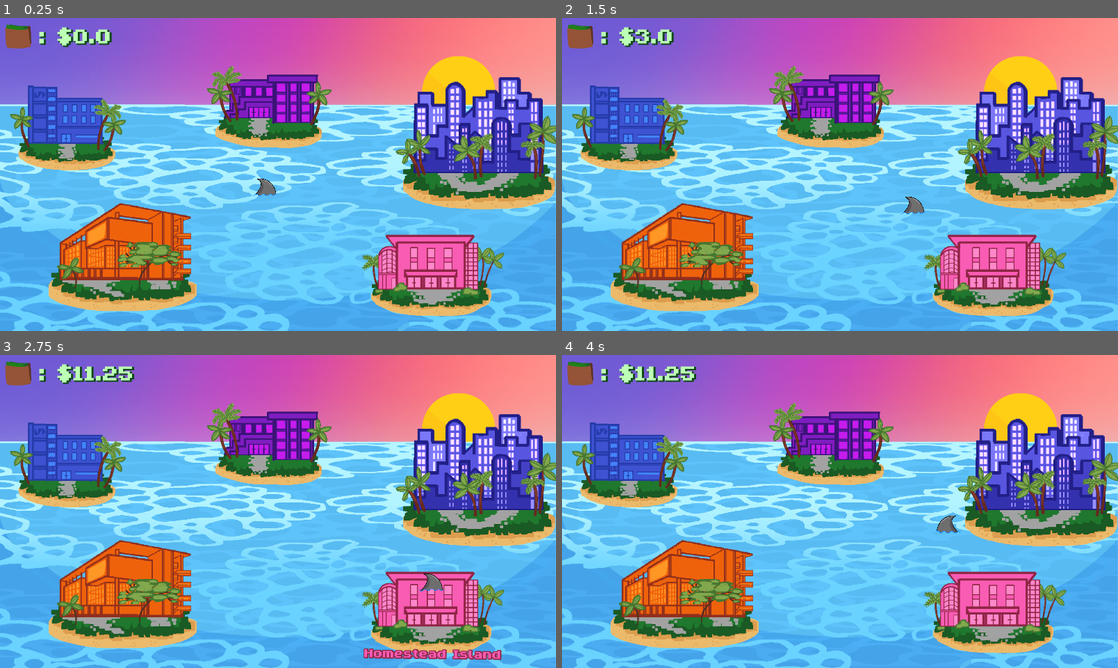
Above: before the commit, frames 1-4 (two rows, left to right).
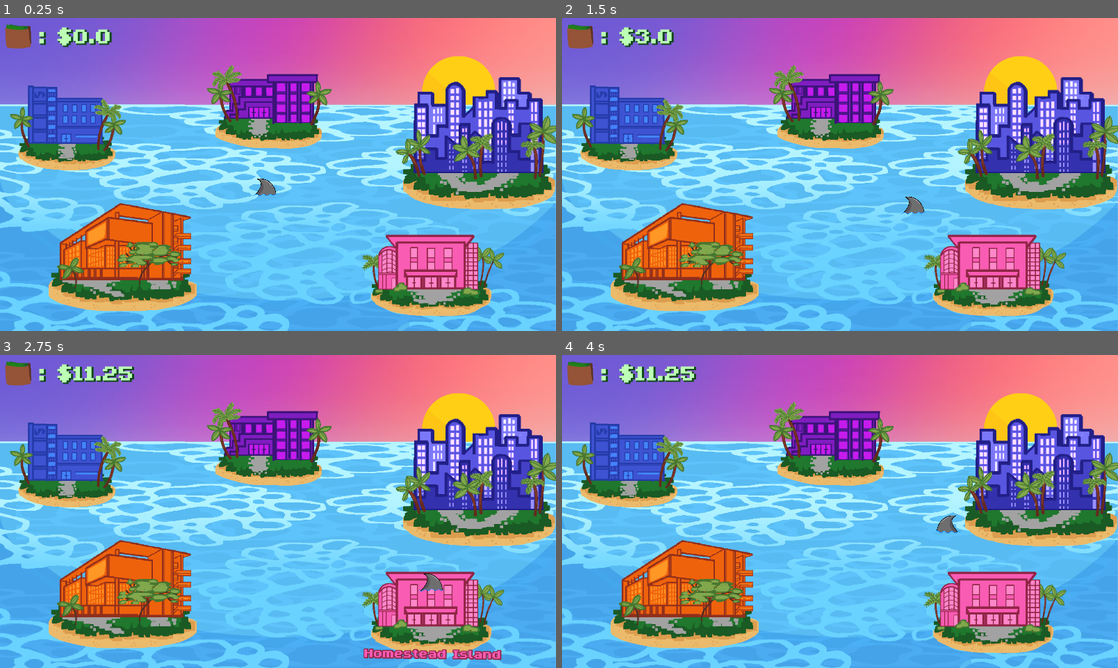
Above: after the commit, the same moments.

Repository: brangarten/Finns-Bookstores
Game: Godot game, scene res://scenes/main_game.tscn
Same seed, same stepped clock (60 frames per second), same inputs: the game is played once before the commit and once after it. The engine's default icon, where the game draws it, is replaced by a stand-in: a white triangle on a blue panel in a dark square.
Inputs:
- Up to frame 1 (0.25 s): no input
- Up to frame 2 (1.5 s): tap Enter at 0.5 s; hold Right (arrowkey_right) 0.53-1.28 s; hold Shift (sprint) 0.53-1.28 s; hold Down (arrowkey_down) from 1.28 s (still down); tap Shift (sprint) at 1.35 s
- Up to frame 3 (2.75 s): release Down (arrowkey_down) at 2.03 s; hold Right (arrowkey_right) from 2.03 s (still down); hold Shift (sprint) from 2.03 s (still down)
- Up to frame 4 (4 s): release Right (arrowkey_right) at 2.78 s; release Shift (sprint) at 2.78 s; hold Up (arrowkey_up) 2.78-3.53 s; tap Shift (sprint) at 2.85 s; hold Left (arrowkey_left) from 3.53 s (still down); hold Shift (sprint) from 3.53 s (still down)

The runs differ from the first frame. In frame 1, 0.5% of the frame differs, in the area x 37-60%, y 14-42%; in frame 2, 0.5%; in frame 3, 0.5%; in frame 4, 0.5%.

Commit message:
Mega Bitch

Diff:
--- /dev/null
+++ b/assets/shaders/blur.gdshader
@@ -0,0 +1,9 @@
+shader_type canvas_item;
+uniform sampler2D SCREEN_TEXTURE: hint_screen_texture, filter_linear_mipmap;
+
+uniform float lod: hint_range(0.0, 5) = 0.0;
+
+void fragment(){
+	vec4 color = texture(SCREEN_TEXTURE, SCREEN_UV, lod);
+	COLOR = color;
+}
--- a/nodes/island_hialeah.tscn
+++ b/nodes/island_hialeah.tscn
@@ -41,5 +41,4 @@
 collision_mask = 17
 
 [node name="CollisionShape2D" type="CollisionShape2D" parent="Area"]
-visible = false
 shape = SubResource("RectangleShape2D_r76h4")
--- /dev/null
+++ b/nodes/island_menu.tscn
@@ -0,0 +1,105 @@
+[gd_scene load_steps=13 format=3 uid="uid://c7b64krsmitgj"]
+
+[ext_resource type="Script" uid="uid://qedndwm3xmuf" path="res://scripts/island/island_menu.gd" id="1_ar6b2"]
+[ext_resource type="Shader" uid="uid://22h5pwiho1p0" path="res://assets/shaders/blur.gdshader" id="1_r5px5"]
+[ext_resource type="Texture2D" uid="uid://3dxsfq4wqp2x" path="res://assets/textures/sprites/items/icon_icecream.png" id="2_qqa1g"]
+[ext_resource type="Texture2D" uid="uid://dku8t02f0hsto" path="res://assets/textures/sprites/items/icon_mdctshirt.png" id="3_ar6b2"]
+[ext_resource type="Texture2D" uid="uid://bq0lnsj5202v4" path="res://assets/textures/sprites/items/icon_mdchoodie.png" id="4_m6x8o"]
+
+[sub_resource type="ShaderMaterial" id="ShaderMaterial_k1sa6"]
+shader = ExtResource("1_r5px5")
+shader_parameter/lod = 1.0000000475
+
+[sub_resource type="StyleBoxFlat" id="StyleBoxFlat_qqa1g"]
+bg_color = Color(0.015686275, 0.015686275, 0.015686275, 0.5019608)
+border_width_top = 10
+border_width_bottom = 15
+border_color = Color(0.19206867, 0.32040858, 0.40207854, 1)
+border_blend = true
+corner_radius_top_left = 2
+corner_radius_top_right = 2
+corner_radius_bottom_right = 2
+corner_radius_bottom_left = 2
+anti_aliasing_size = 10.0
+
+[sub_resource type="StyleBoxEmpty" id="StyleBoxEmpty_qqa1g"]
+
+[sub_resource type="Theme" id="Theme_qqa1g"]
+
+[sub_resource type="StyleBoxEmpty" id="StyleBoxEmpty_m6x8o"]
+
+[sub_resource type="StyleBoxEmpty" id="StyleBoxEmpty_ar6b2"]
+
+[sub_resource type="StyleBoxEmpty" id="StyleBoxEmpty_rvmt6"]
+
+[node name="island_menu" type="Control"]
+process_mode = 3
+layout_mode = 3
+anchors_preset = 15
+anchor_right = 1.0
+anchor_bottom = 1.0
+grow_horizontal = 2
+grow_vertical = 2
+script = ExtResource("1_ar6b2")
+
+[node name="ColorRect" type="ColorRect" parent="."]
+material = SubResource("ShaderMaterial_k1sa6")
+layout_mode = 0
+offset_right = 40.0
+offset_bottom = 40.0
+scale = Vector2(48.004852, 26.981482)
+
+[node name="PanelContainer" type="PanelContainer" parent="."]
+layout_mode = 0
+offset_left = 52.0
+offset_top = 115.0
+offset_right = 902.0
+offset_bottom = 915.0
+scale = Vector2(1.4000001, 1.1199996)
+theme_override_styles/panel = SubResource("StyleBoxFlat_qqa1g")
+
+[node name="VBoxContainer" type="VBoxContainer" parent="."]
+layout_mode = 0
+offset_left = 52.0
+offset_top = 160.0
+offset_right = 902.0
+offset_bottom = 996.0
+scale = Vector2(0.75, 0.75)
+theme_override_constants/separation = 45
+
+[node name="Item1" type="PanelContainer" parent="VBoxContainer"]
+layout_mode = 2
+theme_override_styles/panel = SubResource("StyleBoxEmpty_qqa1g")
+
+[node name="ItemTexture1" type="TextureButton" parent="VBoxContainer/Item1"]
+texture_filter = 1
+layout_mode = 2
+size_flags_horizontal = 0
+theme = SubResource("Theme_qqa1g")
+texture_normal = ExtResource("2_qqa1g")
+
+[node name="HSeparator" type="HSeparator" parent="VBoxContainer"]
+layout_mode = 2
+theme_override_styles/separator = SubResource("StyleBoxEmpty_m6x8o")
+
+[node name="Item2" type="PanelContainer" parent="VBoxContainer"]
+layout_mode = 2
+theme_override_styles/panel = SubResource("StyleBoxEmpty_ar6b2")
+
+[node name="ItemTexture2" type="TextureButton" parent="VBoxContainer/Item2"]
+texture_filter = 1
+layout_mode = 2
+texture_normal = ExtResource("3_ar6b2")
+
+[node name="HSeparator2" type="HSeparator" parent="VBoxContainer"]
+layout_mode = 2
+theme_override_styles/separator = SubResource("StyleBoxEmpty_rvmt6")
+
+[node name="Item3" type="PanelContainer" parent="VBoxContainer"]
+layout_mode = 2
+theme_override_styles/panel = SubResource("StyleBoxEmpty_ar6b2")
+
+[node name="ItemTexture3" type="TextureButton" parent="VBoxContainer/Item3"]
+texture_filter = 1
+layout_mode = 2
+texture_normal = ExtResource("4_m6x8o")
--- a/nodes/island_wolfson.tscn
+++ b/nodes/island_wolfson.tscn
@@ -37,7 +37,6 @@
 horizontal_alignment = 1
 
 [node name="Area" type="Area2D" parent="."]
-visible = false
 collision_layer = 8
 monitorable = false
 
--- a/scenes/main_game.tscn
+++ b/scenes/main_game.tscn
@@ -8,6 +8,7 @@
 [ext_resource type="PackedScene" uid="uid://b3badt6bqqv1p" path="res://nodes/island_wolfson.tscn" id="6_ygxny"]
 [ext_resource type="PackedScene" uid="uid://lkbtx2tjdr18" path="res://nodes/island_kendall.tscn" id="7_wi4c7"]
 [ext_resource type="PackedScene" uid="uid://bxy5wkru5xwqf" path="res://nodes/island_homestead.tscn" id="8_70vka"]
+[ext_resource type="PackedScene" uid="uid://c7b64krsmitgj" path="res://nodes/island_menu.tscn" id="9_2l77h"]
 
 [sub_resource type="RectangleShape2D" id="RectangleShape2D_0rdsr"]
 size = Vector2(1920, 247)
@@ -20,7 +21,7 @@
 texture = ExtResource("3_0rdsr")
 
 [node name="Wallet" parent="." instance=ExtResource("3_d2op2")]
-z_index = 3
+z_index = 4
 scale = Vector2(0.5, 0.5)
 
 [node name="StaticBody2D" type="StaticBody2D" parent="."]
@@ -40,14 +41,13 @@
 
 [node name="Islands" type="Node2D" parent="."]
 
-[node name="island_north" parent="Islands" instance=ExtResource("4_0rdsr")]
-z_index = 1
-position = Vector2(930.00006, 307.00003)
-scale = Vector2(0.42, 0.42)
-
 [node name="island_hialeah" parent="Islands" instance=ExtResource("5_ipu61")]
 position = Vector2(239, 379)
 scale = Vector2(0.4, 0.4)
+
+[node name="island_north" parent="Islands" instance=ExtResource("4_0rdsr")]
+position = Vector2(930.00006, 307.00003)
+scale = Vector2(0.42, 0.42665425)
 
 [node name="island_kendall" parent="Islands" instance=ExtResource("7_wi4c7")]
 position = Vector2(424, 825)
@@ -60,3 +60,7 @@
 [node name="island_wolfson" parent="Islands" instance=ExtResource("6_ygxny")]
 position = Vector2(1648, 432)
 scale = Vector2(0.55, 0.55)
+
+[node name="island_menu" parent="." instance=ExtResource("9_2l77h")]
+visible = false
+z_index = 3
--- a/scripts/island/island.gd
+++ b/scripts/island/island.gd
@@ -4,23 +4,27 @@
 var island_name : String = "Island"
 var island_unlocked : bool = false
 var island_population : int = 1
+
 var island_items : Dictionary = {
 	"Item1" : {
 		"Name": "Blank",
 		"Value": 1.00,
 		"Description": "Desc Maou",
+		"Texture": "res://icon.svg",
 		"Locked": false
 	},
 	"Item2" : {
 		"Name": "Blank",
 		"Value": 1.00,
 		"Description": "Desc Maou",
+		"Texture": "res://icon.svg",
 		"Locked": true
 	},
 	"Item3" : {
 		"Name": "Blank",
 		"Value": 1.00,
 		"Description": "Desc Maou",
+		"Texture": "res://icon.svg",
 		"Locked": true
 	}
 }
--- /dev/null
+++ b/scripts/island/island_menu.gd
@@ -0,0 +1,66 @@
+extends Control
+
+@onready var item_nodes = {
+    "Item1": $VBoxContainer/Item1/ItemTexture1,
+    "Item2": $VBoxContainer/Item2/ItemTexture2,
+    "Item3": $VBoxContainer/Item3/ItemTexture3
+}
+
+var current_island : Island = null
+
+func _open_menu(selected_island : Island):
+    current_island = selected_island
+    self.visible = true
+
+func _close_menu():
+    self.visible = false
+
+func _set_items():
+    if current_island == null:
+        print("No Islands?")
+        return
+
+    var island_data = current_island.island_items
+
+    for key in item_nodes:
+        var item_ui_node = item_nodes.get(key)
+        var item_data = island_data.get(key)
+
+        if item_ui_node and item_data:
+            var is_locked = item_data.get("Locked", true)
+
+            if is_locked == false:
+                item_ui_node.visible = true
+
+                var item_name = item_data.get("Name", "---")
+                var item_value = item_data.get("Value", 0.00)
+                var item_texture_path = item_data.get("Texture", "")
+
+
+                # --- A. Update Texture Button/Item Image ---
+                # We'll use find_child to get the texture node (e.g., ItemTexture3)
+                # This assumes your texture display node's name contains "Texture"
+                # If Item1 and Item2 have different child names, you might need to adjust this.
+                var texture_node = item_ui_node.find_child("ItemTexture*", true) # Recursive search (true)
+
+                if texture_node and item_texture_path:
+                    var new_texture = load(item_texture_path)
+                    if new_texture is Texture2D:
+                        # Assuming the found node is a TextureRect or has a 'texture' property
+                        texture_node.texture = new_texture
+
+                # --- B. Update Name and Value Labels ---
+                # You MUST name your labels consistently for this to work (e.g., 'NameLabel', 'ValueLabel')
+                var name_label = item_ui_node.find_child("NameLabel", true)
+                var value_label = item_ui_node.find_child("ValueLabel", true)
+
+                if name_label is Label:
+                    name_label.text = item_name
+
+                if value_label is Label:
+                    # Format value as currency
+                    value_label.text = "$%.2f" % item_value
+
+        else:
+                # If the item is locked, hide the container for that item
+                item_ui_node.visible = false
--- a/scripts/island/island_north.gd
+++ b/scripts/island/island_north.gd
@@ -2,6 +2,30 @@
 
 @onready var title_label : Label = $Title
 @onready var area : Area2D = $Area
+
+var north_items : Dictionary = {
+	"Item1" : {
+		"Name": "Ice Cream",
+		"Value": 1.00,
+		"Description": "Desc Maou",
+		"Texture": "res://assets/textures/sprites/items/icon_icecream.png",
+		"Locked": false
+	},#lab coat,
+	"Item2" : {
+		"Name": "Lab Coat",
+		"Value": 1.00,
+		"Description": "Desc Maou",
+		"Texture": "res://assets/textures/sprites/items/icon_labcoat.png",
+		"Locked": true
+	},
+	"Item3" : {
+		"Name": "Blank",
+		"Value": 1.00,
+		"Description": "Desc Maou",
+		"Texture": "res://icon.svg",
+		"Locked": true
+	}
+}
 
 func _ready():
 
@@ -11,7 +35,7 @@
     self.island_unlocked = false
     self.island_population = 1
 
-    self._set_island(island_name, island_unlocked, island_population, self.island_items)
+    self._set_island(island_name, island_unlocked, island_population, north_items)
     title_label.text = island_name
 
     area.body_entered.connect(_on_body_entered)
Renamed: icon_calculator.png -> assets/textures/sprites/items/icon_calculator.png
Not shown, added: assets/textures/sprites/items/icon_calculator.png.import
Renamed: icon_chips.png -> assets/textures/sprites/items/icon_chips.png
Not shown, added: assets/textures/sprites/items/icon_chips.png.import
Renamed: icon_earbuds.png -> assets/textures/sprites/items/icon_earbuds.png
Not shown, added: assets/textures/sprites/items/icon_earbuds.png.import
Renamed: icon_icecream.png -> assets/textures/sprites/items/icon_icecream.png
Not shown, added: assets/textures/sprites/items/icon_icecream.png.import
Renamed: icon_labcoat.png -> assets/textures/sprites/items/icon_labcoat.png
Not shown, added: assets/textures/sprites/items/icon_labcoat.png.import
Renamed: icon_mdchoodie.png -> assets/textures/sprites/items/icon_mdchoodie.png
Not shown, added: assets/textures/sprites/items/icon_mdchoodie.png.import
(and 9 more such lines)
